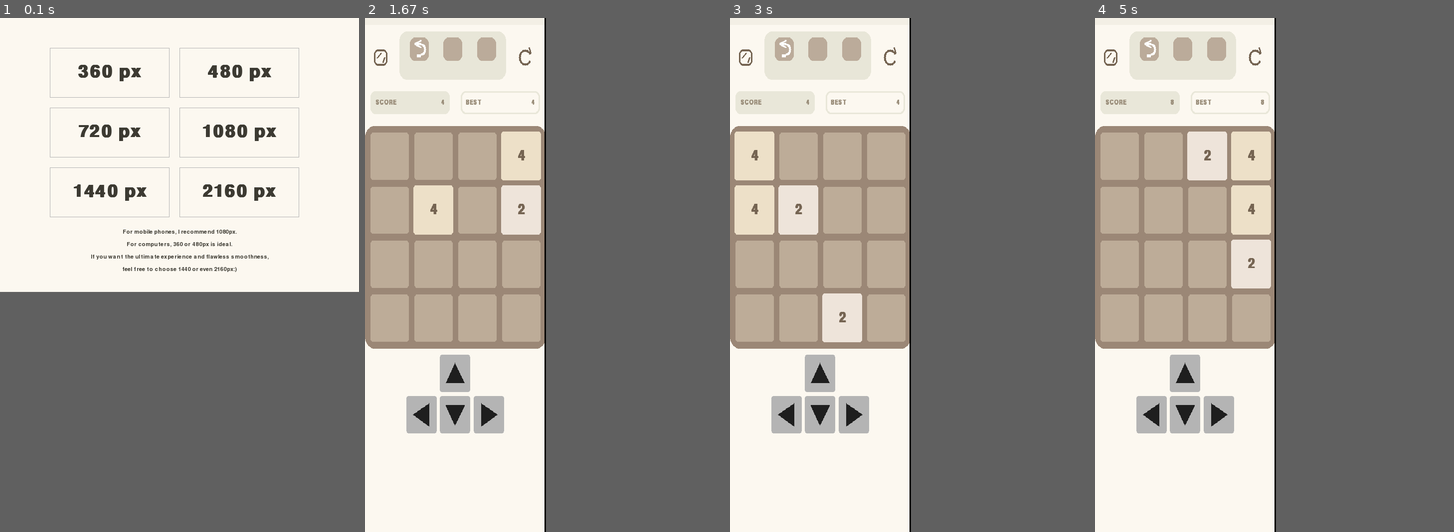
Above: before the commit, frames 1-4 (left to right).
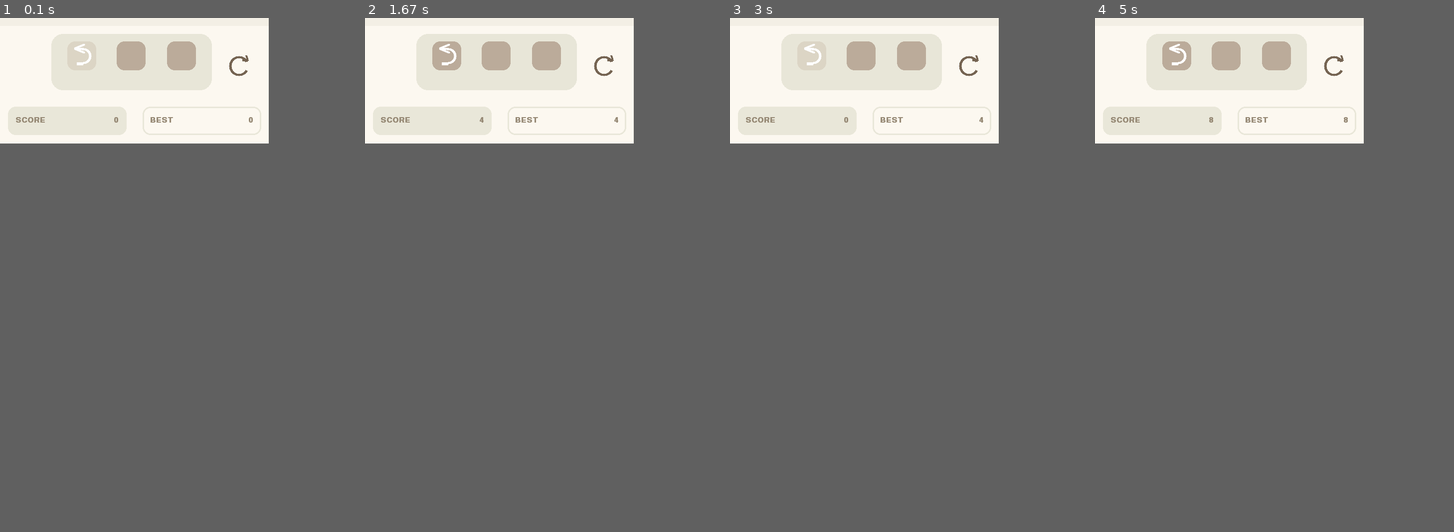
Above: after the commit, the same moments.

Repository: honzhe05/2048-made-with-pygame
Game: pygame game, started from 2048.py
The game is run twice, just before and just after one commit, with the same random seed, the same clock (stepped at 60 frames per second) and the same inputs.
Inputs (mouse positions are in pixels of both pictures, inside the frame that each line leads up to):
- Up to frame 1 (0.1 s): no input
- Up to frame 2 (1.67 s): hold Right 0.33-0.8 s; press the mouse at (447, 53) at 0.87 s; move the mouse to (436, 43) at 0.97 s; release the mouse at (429, 33) at 1.1 s; hold Up 1.17-1.47 s; hold Right from 1.5 s (still down)
- Up to frame 3 (3 s): release Right at 1.97 s; press the mouse at (970, 64) at 2.03 s; move the mouse to (963, 89) at 2.13 s; release the mouse at (956, 115) at 2.27 s; hold Left 2.33-2.87 s; press the mouse at (970, 64) at 2.93 s
- Up to frame 4 (5 s): move the mouse to (1256, 53) at 3.03 s; release the mouse at (1177, 43) at 3.17 s; hold Down 3.23-3.53 s; hold Left 3.57-3.97 s; press the mouse at (1177, 53) at 4.03 s; move the mouse to (1173, 74) at 4.13 s; release the mouse at (1170, 95) at 4.27 s; hold Up 4.33-4.7 s; hold Right from 4.73 s (still down)
In our replay, in frame 1 the window is 720x550 before the commit and 539x252 after it. These sizes can differ from the game's own. Grey fills any space a smaller window leaves; there, only what the larger window draws over its background counts as a difference.

The runs differ from the first frame. In frame 1, 3.9% of the frame differs, in the area x 4-84%, y 4-50%; in frame 2, 25%, in the area x 0-71%, y 0-100%; in frame 3, 24%; in frame 4, 24%.

Commit message:
Optimize mobile screen display and remove some functions

Diff:
--- a/2048.py
+++ b/2048.py
@@ -21,7 +21,7 @@
         self.start_pos = pygame.Vector2(self.X, self.Y)
         self.target_pos = pygame.Vector2(self.X, self.Y)
         self.move_progress = 1.0
-        self.move_speed = screen_size * 0.00085
+        self.move_speed = 0.52
         self.board_pos = (x, y)
 
         self.anim_size = int(block_big * 0.4)
@@ -183,8 +183,7 @@
     def update(self):
         self.image.fill((0, 0, 0, 0))
         color = (180, 180, 180)
-        mo_pos = pygame.mouse.get_pos()
-        mouse_pos = mouse_to_canvas(mo_pos)
+        mouse_pos = pygame.mouse.get_pos()
 
         if self.rect.collidepoint(mouse_pos):
             color = (150, 150, 150)
@@ -212,112 +211,75 @@
     return sprite_map.get((board_x, board_y))
 
 
-def resize(set_screen):
-    global row, screen_size, block, grid, grid_big
-    global block_width, sc_w, sc_h, screen, asize
-    global t, agrid, apos, a, b, b1, c, d, pos, block_big
-    global dir_pos, font_size_small, font, font_big
-    global font_size_big, font_arrow, text_arrow
-    global scaled_surface, screen_size_save
-    global canva_w, canva_h, render_screen
-
-    arrow.empty()
-    all.empty()
-    sprite_map.clear()
-    anim_list.clear()
-    path_dict.clear()
-    empty_positions.clear()
-    text_cache.clear()
-
-    if set_screen > 700:
-        canva_w = 700
-        canva_h = 1040
-        screen_size = 595
-    else:
-        canva_w = 360
-        canva_h = 538
-        screen_size = 306.5
-    render_screen = pygame.Surface((canva_w, canva_h + 300))
-
-    row = 4  # screen and block
-    screen_size_save = set_screen
-    set_screen = set_screen * 28.2 / 33
-    block = round(screen_size / row)
-    grid = round(block / 7)
-    grid_big = grid * 0.15
-    block_big = block + grid_big * 2
-    block_width = block + grid
-    sc_w = row * block_width + grid
-    sc_h = screen_size_save + 2 * (int(
-        int(screen_size_save * 28.2 / 33 / row) * 8 / 7
-    )) + 500
-    screen = pygame.display.set_mode((sc_w, sc_h))
-    scaled_surface = pygame.Surface((screen_size_save, sc_h))
-
-    asize = screen_size / 5  # arrow buttons
-    t = asize * 0.6
-    agrid = asize / 10
-    apos = canva_h + grid
-    p = sc_w / 2 + asize / 2 + agrid
-
-    a = t / 2 * math.sqrt(3)
-    b = (asize - a) / 2.0 + (asize / 50)
-    b1 = (asize - a) / 2.0 - (asize / 50)
-    c = (asize - t) / 2
-    d = c + t / 2
-    pos = [
-        [(b, c), (a + b, d), (b, t + c)],
-        [(c, b), (t + c, b), (d, a + b)],
-        [(a + b1, c), (a + b1, t + c), (b1, d)],
-        [(c, a + b1), (t + c, a + b1), (d, b1)]
-    ]
-    dir_pos = [
-        (p, apos + asize + agrid),
-        (p - asize - agrid, apos + asize + agrid),
-        (p - 2 * asize - 2 * agrid, apos + asize + agrid),
-        (p - asize - agrid, apos)
-    ]
-    for i in range(4):
-        p2 = arrow_keys(i)
-        arrow.add(p2)
-
-    font_size_small = int(screen_size / 20)  # fonts
-    font_size_big = int(screen_size / 6.5)
-    font = pygame.font.SysFont(
-        font_style, font_size_small
-    )
-    font_big = pygame.font.SysFont(
-        font_style, font_size_big
-    )
-    font_arrow = pygame.font.SysFont(
-        "arial", int(screen_size / 12)
-    )
-    font_arrow.set_bold(True)
-    font.set_bold(True)
-    font_big.set_bold(True)
-
-    text_arrow = font_arrow.render(
-        "<", True, (255, 255, 255)
-    )
-
-    check_death()
-    empty_positions.extend(  # redraw
-        (x, y) for x in range(4)
-        for y in range(4) if board[x][y] == 0
-    )
-
-    for i in range(4):
-        for j in range(4):
-            if board[i][j] != 0:
-                color = tile_colors.get(
-                    board[i][j], (60, 58, 50)
-                )
-                p1 = Block(color, i, j, board[i][j], False)
-                all.add(p1)
-                sprite_map[(i, j)] = p1
-
-    save_data()
-
+all = pygame.sprite.Group()
+arrow = pygame.sprite.Group()
+
+row = 4  # screen and block
+screen_size = 460
+block = round(screen_size / row)
+grid = round(block / 7)
+grid_big = grid * 0.15
+block_big = block + grid_big * 2
+block_width = block + grid
+sc_w = row * block_width + grid
+sc_h = sc_w + 2 * block_width + grid
+
+info = pygame.display.Info()
+screen_width = info.current_w
+screen_height = info.current_h - 120
+aspect_ratio = screen_width / screen_height
+
+canva_w = 539
+canva_h = int(canva_w / aspect_ratio)
+
+screen = pygame.display.set_mode((canva_w, canva_h), pygame.SCALED)
+
+asize = screen_size / 5  # arrow buttons
+t = asize * 0.6
+agrid = asize / 10
+apos = sc_w + 2 * block_width + 2 * grid
+p = sc_w / 2 + asize / 2 + agrid
+
+a = t / 2 * math.sqrt(3)
+b = (asize - a) / 2.0 + (asize / 50)
+b1 = (asize - a) / 2.0 - (asize / 50)
+c = (asize - t) / 2
+d = c + t / 2
+pos = [
+    [(b, c), (a + b, d), (b, t + c)],
+    [(c, b), (t + c, b), (d, a + b)],
+    [(a + b1, c), (a + b1, t + c), (b1, d)],
+    [(c, a + b1), (t + c, a + b1), (d, b1)]
+]
+dir_pos = [
+    (p, apos + asize + agrid),
+    (p - asize - agrid, apos + asize + agrid),
+    (p - 2 * asize - 2 * agrid, apos + asize + agrid),
+    (p - asize - agrid, apos)
+]
+for i in range(4):
+    p2 = arrow_keys(i)
+    arrow.add(p2)
+
+font_style = "comingsoon"
+font_size_small = int(screen_size / 20)  # fonts
+font_size_big = int(screen_size / 6.5)
+font = pygame.font.SysFont(
+    font_style, font_size_small
+)
+font_big = pygame.font.SysFont(
+    font_style, font_size_big
+)
+font_arrow = pygame.font.SysFont(
+    "arial", int(screen_size / 12)
+)
+font_arrow.set_bold(True)
+font.set_bold(True)
+font_big.set_bold(True)
+
+text_arrow = font_arrow.render(
+    "<", True, (255, 255, 255)
+)
 
 background = (155, 135, 118)
 block_back = (189, 172, 152)
@@ -336,34 +298,12 @@
 mouse_released, mouse_pressed = False, False
 any_keydown = False
 
-row, screen_size, block, grid, grid_big = 4, 0, 0, 0, 0
-block_width, sc_w, sc_h, block_big = 0, 0, 0, 0
-screen_size_save = 0
 time = "None"
-
-render_screen = pygame.Surface((0, 0))
-scaled_surface = pygame.Surface((0, 0))
-
-asize, t, agrid, apos = 0, 0, 0, 0
-a, b, b1, c, d, p = 0, 0, 0, 0, 0, 0
-pos, dir_pos = [], []
-canva_w, canva_h = 0, 0
-
-font_size_small, font_size_big = 0, 0
-font = pygame.font.SysFont(None, 0)
-font_big = pygame.font.SysFont(None, 0)
-font_arrow = pygame.font.SysFont("arial", 0)
-font_arrow.set_bold(True)
-text_arrow = font.render("<", True, (255, 255, 255))
-font_style = "comingsoon"
 
 score, best_score, move_times = 0, 0, 0
 
 first_moved, game_over = False, False
 pending_new_tile, undo_touch = False, False
-
-all = pygame.sprite.Group()
-arrow = pygame.sprite.Group()
 
 board = [[0]*4 for _ in range(4)]
 board_prev = [[0]*4 for _ in range(4)]
@@ -600,10 +540,6 @@
         sc_w * 0.85, block / 1.5, r2, r2
     )
     draw_reload_icon(surface, reload_rect.center, r2 / 2)
-    resize_rect = pygame.Rect(
-        sc_w * 0.05, block / 1.5, r2, r2
-    )
-    draw_resize_icon(surface, resize_rect.center, r2)
     undo_rect = pygame.Rect(
         sc_w * 0.25, block / 2.4, r3, r3
     )
@@ -644,20 +580,13 @@
 
     draw_grid(surface)
 
-    mo_pos = pygame.mouse.get_pos()
-    mouse_pos = mouse_to_canvas(mo_pos)
+    mouse_pos = pygame.mouse.get_pos()
     mouse_click = pygame.mouse.get_pressed()[0]
     if (
         reload_rect.collidepoint(mouse_pos) and
         mouse_click and not game_over
     ):
         restart_game()
-    elif (
-        resize_rect.collidepoint(mouse_pos) and
-        mouse_click and not game_over
-    ):
-        s = choose_screen_size()
-        resize(s)
     elif (
         undo_rect.collidepoint(mouse_pos) and
         mouse_click and not game_over and
@@ -706,7 +635,6 @@
         "undo_touch": undo_touch,
         "score": score,
         "best score": best_score,
-        "screen_size_save": screen_size_save,
         "first_moved": first_moved,
         "move_times": move_times
     }
@@ -725,7 +653,6 @@
     global board, score, best_score
     global first_moved, move_times, time
     global board_prev, undo_touch
-    global screen_size_save
 
     if os.path.exists(file) and os.path.getsize(file) > 0:
         with open(file, "r", encoding="utf-8") as f:
@@ -737,9 +664,10 @@
                 undo_touch = data.get("undo_touch", 0)
                 score = data.get("score", 0)
                 best_score = data.get("best score", 0)
-                screen_size_save = data.get("screen_size_save", 0)
                 first_moved = data.get("first_moved", 0)
                 move_times = data.get("move_times", 0)
+
+                draw_block()
             except json.JSONDecodeError:
                 init_game_state()
 
@@ -751,35 +679,35 @@
     global board, score, best_score
     global first_moved, move_times, time
     global board_prev, undo_touch
-    global screen_size_save
 
     time = "None"
     board_prev = [[0]*4 for _ in range(4)]
     board = [[0]*4 for _ in range(4)]
     undo_touch = False
-    score, best_score, screen_size_save = 0, 0, 0
+    score, best_score = 0, 0
     first_moved = False
     move_times = 0
 
-
-def draw_resize_icon(surface, center, size, color=(117, 100, 82)):
-    x, y = center
-    box_rect = pygame.Rect(0, 0, size, size)
-    box_rect.center = center
-    line = int(screen_size / 100)
-
-    pygame.draw.rect(
-        surface, color, box_rect,
-        width=line, border_radius=8
-    )
-
-    ax = box_rect.right - 2 * line
-    ay = box_rect.bottom - 2 * line
-    pygame.draw.line(surface, color, (ax - line, ay), (ax, ay - 8), line)
-
-    bx = box_rect.left + 2 * line
-    by = box_rect.top + 2 * line
-    pygame.draw.line(surface, color, (bx + 8, by), (bx, by + 8), line)
+    for i in range(2):
+        generate_block(True)
+
+
+def draw_block():
+    check_death()
+    empty_positions.extend(
+        (x, y) for x in range(4)
+        for y in range(4) if board[x][y] == 0
+    )
+
+    for i in range(4):
+        for j in range(4):
+            if board[i][j] != 0:
+                color = tile_colors.get(
+                    board[i][j], (60, 58, 50)
+                )
+                p1 = Block(color, i, j, board[i][j], False)
+                all.add(p1)
+                sprite_map[(i, j)] = p1
 
 
 def draw_reload_icon(surface, center, r, color=(117, 100, 82)):
@@ -827,7 +755,7 @@
 
 
 def draw_grid(surface):
-    for i in range(2 * block_width + grid, canva_h - grid, block_width):
+    for i in range(2 * block_width + grid, sc_w + 2 * block, block_width):
         for j in range(grid, sc_w - grid, block_width):
             rect_block = pygame.Rect(j, i, block, block)
             pygame.draw.rect(
@@ -858,8 +786,7 @@
 
     draw_reload_icon(surface, reload_rect.center, r2 / 2, (255, 255, 255))
 
-    mo_pos = pygame.mouse.get_pos()
-    mouse_pos = mouse_to_canvas(mo_pos)
+    mouse_pos = pygame.mouse.get_pos()
     mouse_click = pygame.mouse.get_pressed()[0]
     if (
         any_keydown or (
@@ -888,93 +815,13 @@
     )
 
 
-def mouse_to_canvas(mouse_pos):
-    scale_ratio = min(screen_size_save / canva_w, sc_h / canva_h)
-    x = (mouse_pos[0]) / scale_ratio
-    y = (mouse_pos[1]) / scale_ratio
-    return x, y
-
-
-def choose_screen_size():
-    sizes = [360, 480, 720, 1080, 1440, 2160]
-    word = [
-        "For mobile phones, I recommend 1080px.",
-        "For computers, 360 or 480px is ideal.",
-        "If you want the ultimate experience and flawless smoothness,",
-        "feel free to choose 1440 or even 2160px:)",
-        "", ""
-    ]
-
-    label_y = 380
-    spacing = 20
-    btn_w, btn_h = 240, 100
-    margin_x, margin_y = 100, 60
-    screen = pygame.display.set_mode((720, 550))
-
-    font = pygame.font.SysFont("cutivemono", 50)
-    font.set_bold(True)
-    font_small = pygame.font.SysFont("cutivemono", 17)
-    font.set_bold(True)
-
-    while True:
-        screen.fill((252, 248, 240))
-
-        for i, s in enumerate(sizes):
-            row = i // 2
-            col = i % 2
-            x = margin_x + col * (btn_w + spacing)
-            y = margin_y + row * (btn_h + spacing)
-            rect = pygame.Rect(x, y, btn_w, btn_h)
-
-            label = font.render(
-                f"{s} px", True, (60, 58, 50)
-            )
-            label_rect = label.get_rect(center=rect.center)
-            screen.blit(label, label_rect)
-
-            rect1 = pygame.Rect(
-                0, label_y + i * 25, 720, 100
-            )
-            rect1.centerx = 360
-            label1 = font_small.render(
-                word[i], True, (60, 58, 50)
-            )
-            label_rect1 = label1.get_rect(
-                center=rect1.center
-            )
-            screen.blit(label1, label_rect1)
-
-            mouse_pos = pygame.mouse.get_pos()
-            if rect.collidepoint(mouse_pos):
-                pygame.draw.rect(screen, (200, 200, 200), rect, 2)
-                if pygame.mouse.get_pressed()[0]:
-                    return s
-            else:
-                pygame.draw.rect(screen, (180, 180, 180), rect, 1)
-
-        for e in pygame.event.get():
-            if e.type == pygame.QUIT:
-                pygame.quit()
-                sys.exit()
-
-        pygame.display.update()
-
-
 load_data()
-if not screen_size_save:
-    s = choose_screen_size()
-    for _ in range(2):
-        generate_block(True)
-else:
-    s = screen_size_save
-    check_death()
-resize(s)
 
 running = True
 while running:
     mouse_released, mouse_pressed = False, False
     any_keydown = False
-    clock.tick(60)
+    clock.tick(30)
 
     for e in pygame.event.get():
         if e.type == pygame.QUIT:
@@ -1001,25 +848,20 @@
         else:
             mouse_released = True
 
-    update_screen(render_screen)
+    update_screen(screen)
 
     all.update()
-    all.draw(render_screen)
+    all.draw(screen)
     arrow.update()
-    arrow.draw(render_screen)
+    arrow.draw(screen)
 
     if game_over:
-        draw_game_over_overlay(render_screen)
+        draw_game_over_overlay(screen)
 
     if pending_new_tile:
         generate_block(True)
         pending_new_tile = False
 
-    pygame.transform.scale(
-        render_screen,
-        (screen_size_save, sc_h), scaled_surface
-    )
-    screen.blit(scaled_surface, (0, 0))
     pygame.display.update()
 
 pygame.quit()
